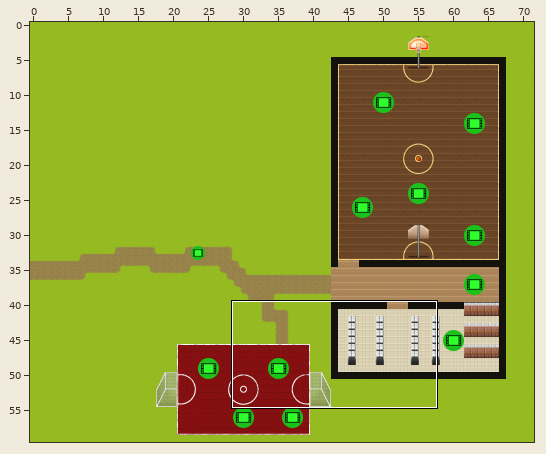
Tiled map (JSON), stored at optimized/maps/sport.json. The picture above shows the old version from afar; the outline marks the close-up.
Close-up. The starting point:
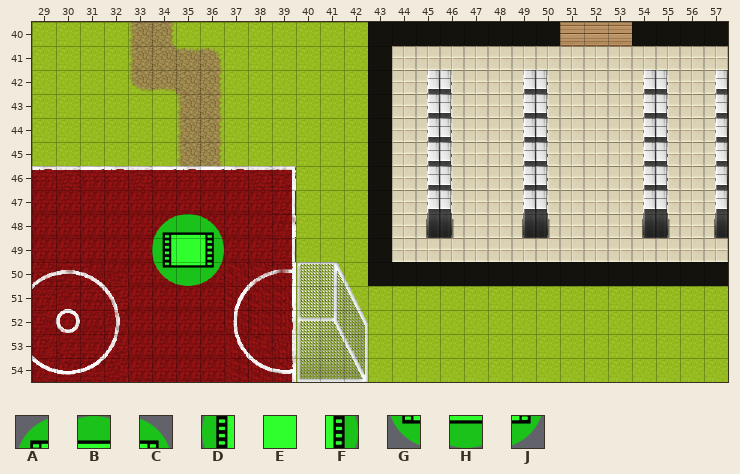
Cells are 32x32 px. Shown: x 29..57, y 40..54. The commit also changed other parts of the map, which this record leaves out.
Key: from "Icons": A 50, B 51, C 52, D 61, E 62, F 63, G 72, H 73, J 74.
_ is an empty cell.
Layers that did not change in this view are not listed.
Layer "Video9" before, first column x 29:
40 _____________________________
41 _____________________________
42 _____________________________
43 _____________________________
44 _____________________________
45 _____________________________
46 _____________________________
47 _____________________________
48 _____ABC_____________________
49 _____DEF_____________________
50 _____GHJ_____________________
51 _____________________________
52 _____________________________
53 _____________________________
54 _____________________________
New version:
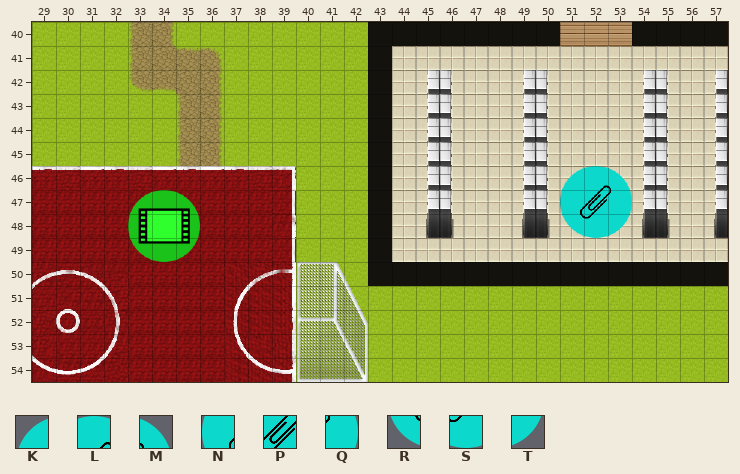
Further tiles: from "Icons": K 33, L 34, M 35, N 44, P 45, Q 46, R 55, S 56, T 57.
Tiles of an added or newly shown layer are drawn over the layers below it.
What changed:
Changed rows in their new state; . is an unchanged cell.
Layer "Video9":
first column x 34:
48 ___
49 ___
50 ___
Layer "Video11":
first column x 33:
47 ABC
48 DEF
49 GHJ
Layer "Website1" (added):
first column x 51:
46 KLM
47 NPQ
48 RST
Changed places in both close-ups, as pixel boxes (x1, y1, x2, y2):
added: (560, 166, 632, 238)
changed: (128, 190, 224, 286)
